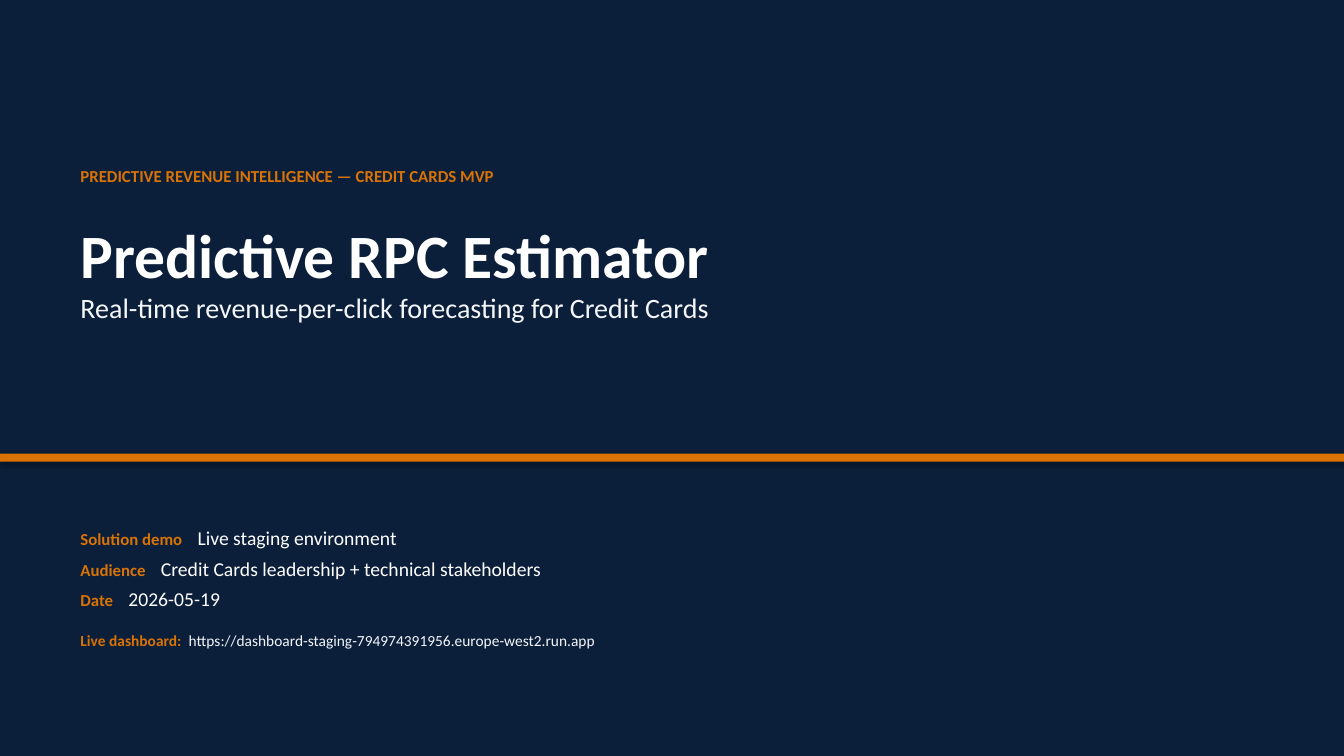
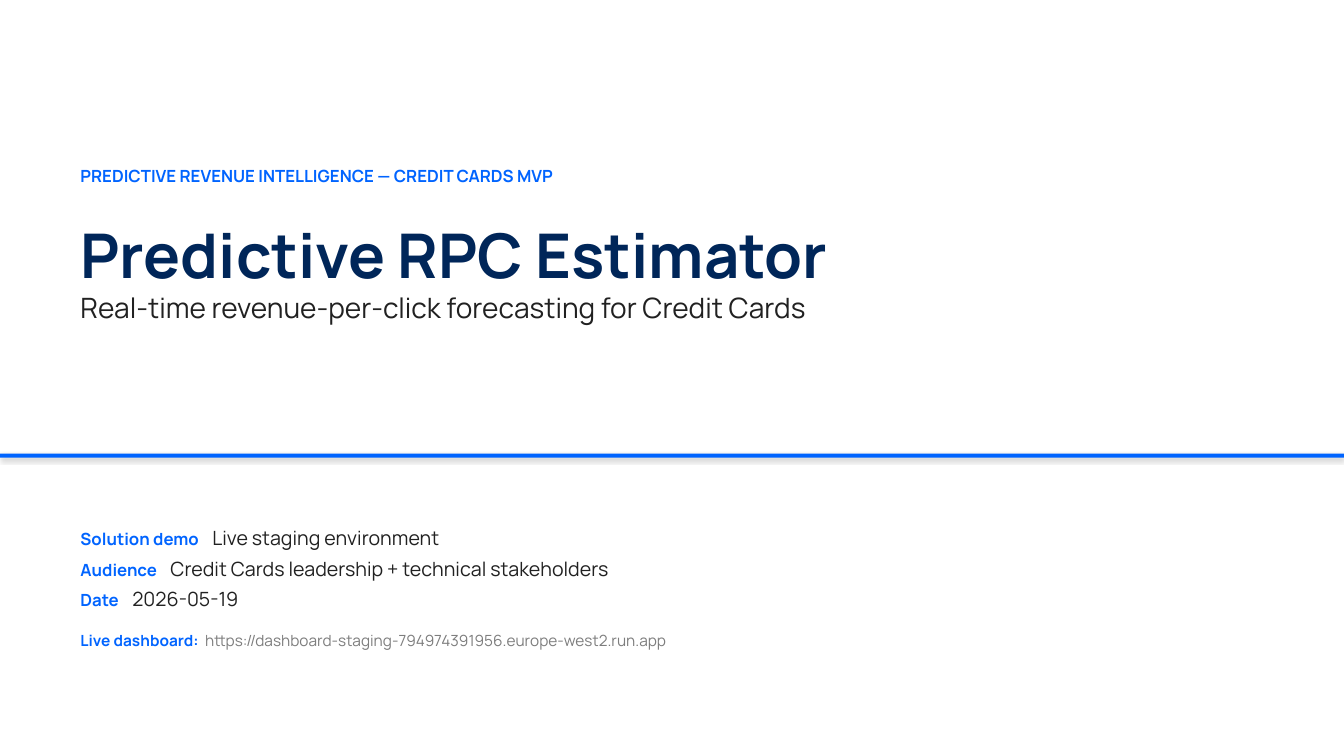
Before and after one commit to asmeyatsky-work/msm, a slide deck: slide 1 of docs/client-demo-deck.pptx. Drawn at 1344x756 pixels with LibreOffice and Linux fonts; fonts in the diff are those of the drawing. Boxes give left, top, right and bottom in pixels: in the first picture for what was removed or moved away, otherwise in the second. Text is boxed around its words. In the diff, an @@ line names an element or a change of style, - is before the commit and + after.

```diff
--- a/docs/client-demo-deck.pptx
+++ b/docs/client-demo-deck.pptx
@@ text "PREDICTIVE REVENUE INTELLIGENCE — CREDIT ..." at [80,169,553,183]: font Calibri to Manrope, text colour #D97306 to #0064FF @@
@@ text "Predictive RPC Estimator" at [80,232,827,325]: font Calibri to Manrope; text colour #FFFFFF to #002659 in "Predictive RPC Estimator"; text colour #F4F6FA to #212121 in "Real-time revenue-per-click forecasting for Credit Cards" @@
@@ rectangle: place and size @@
-rectangle at [0,0,1344,756]
+rectangle at [0,454,1344,458]
@@ rectangle at [0,454,1344,458]: fill #0B1F3A to #0064FF @@
@@ rectangle removed at [0,454,1344,462] @@
@@ text "Solution demo Live staging environment" at [80,530,666,650]: font Calibri to Manrope; text colour #D97306 to #0064FF in "Solution demo", "Audience", "Date", "Live dashboard:"; text colour #FFFFFF to #212121 in "Live staging environment", "Credit Cards leadership + technical stakeholders", "2026-05-19"; text colour #F4F6FA to #7D7D7D in "https://dashboard-staging-794974391956.europe-west2.run.app" @@
```
Also in this commit, not shown: 10 other slides changed, 1 other file.
